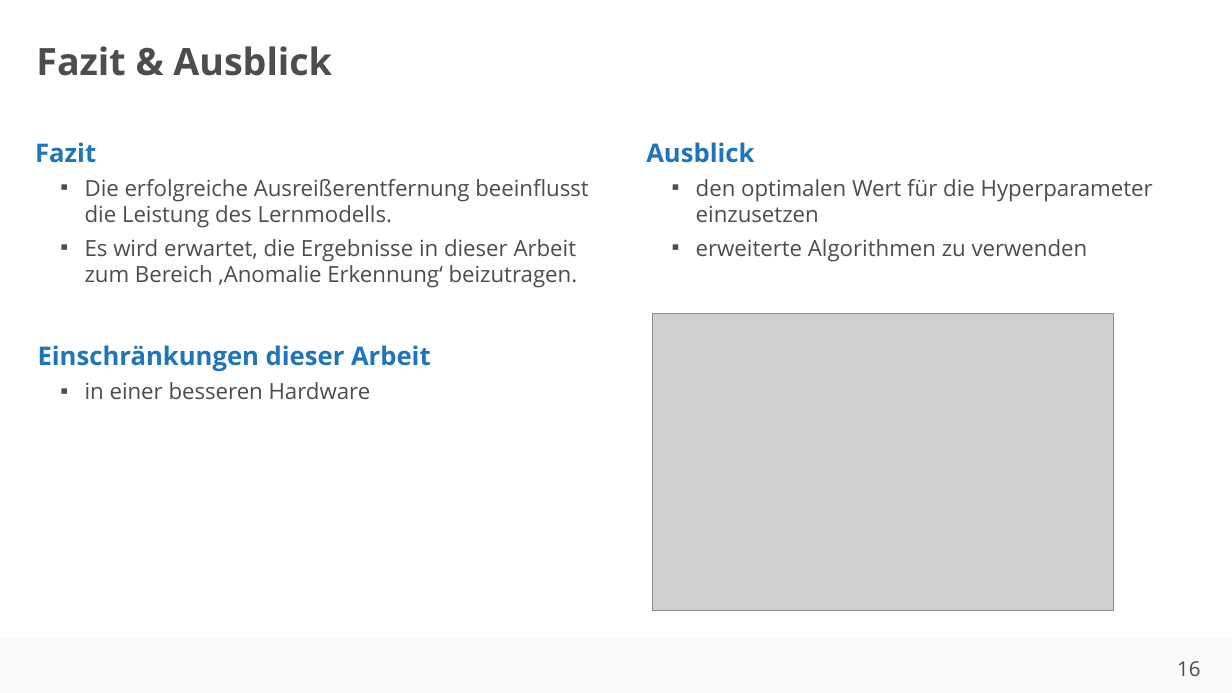
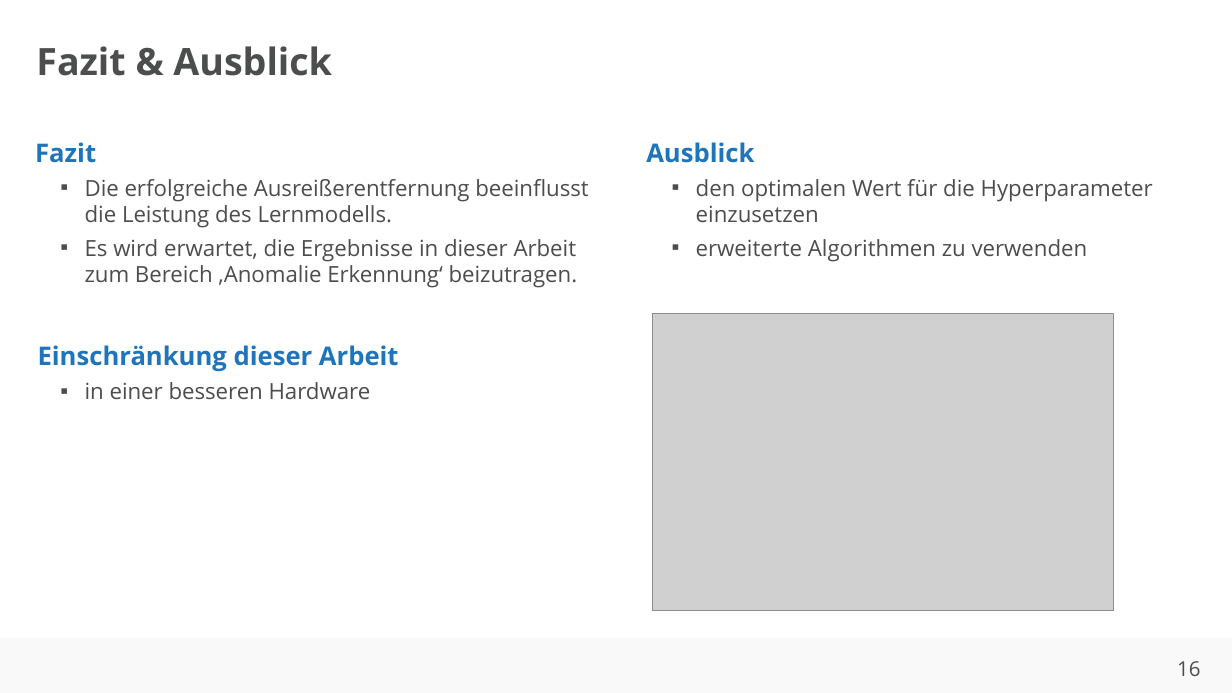
Before and after one commit to ahndavin/Abschlussarbeit_Bachelor, a slide deck: slide 16 of Kolloquium/Kolloquium.pptx. Drawn at 1232x693 pixels with LibreOffice and Linux fonts; fonts in the diff are those of the drawing; grey boxes stand for pictures; background and template pictures are left out. Boxes give left, top, right and bottom in pixels: in the first picture for what was removed or moved away, otherwise in the second. Text is boxed around its words. In the diff, an @@ line names an element or a change of style, - is before the commit and + after.

```diff
--- a/Kolloquium/Kolloquium.pptx
+++ b/Kolloquium/Kolloquium.pptx
@@ text at [38,345,399,371]: text changed @@
-Einschränkungen dieser Arbeit
+Einschränkung dieser Arbeit
```
Also in this commit, not shown: 2 other slides changed.
